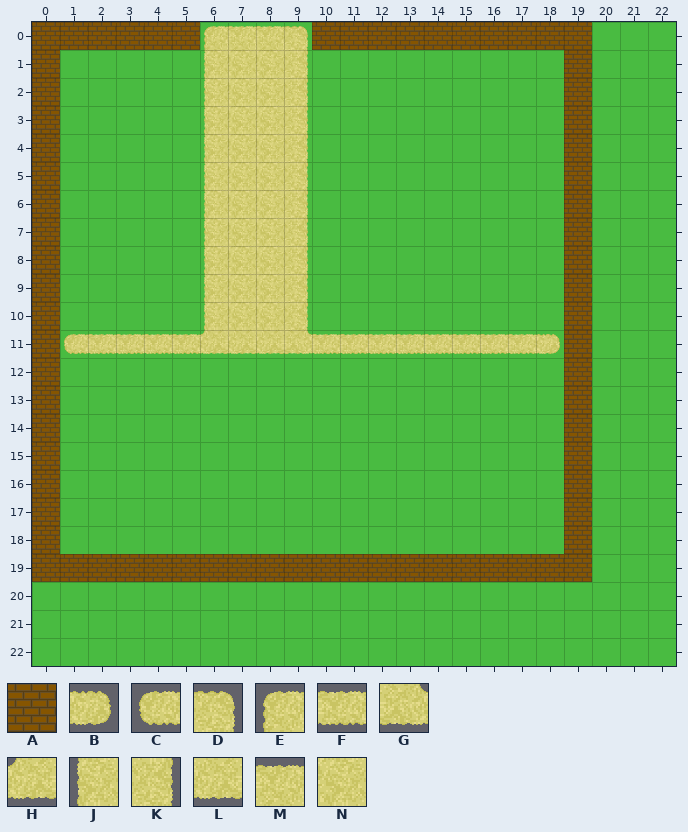
Two versions of a level (Tiled map (JSON), maps/beaeve.json). That is the earlier state.
Cells are 48x48 px. Shown: x 0..22, y 0..22.
Key: from "map_tiles": A 1; from "path": B 1 turned 270, C 1 turned 90, D 3 turned 180, E 3 turned 90, F 4 turned 90, G 7 flipped on the other diagonal, H 7 turned 270, J 8, K 8 turned 180, L 8 turned 270, M 8 turned 90, N 14.
_ is an empty cell.
Layers that did not change in this view are not listed.
Layer "upper" before, first column x 0:
 0 AAAAAAEMMDAAAAAAAAAA___
 1 A_____JNNK_________A___
 2 A_____JNNK_________A___
 3 A_____JNNK_________A___
 4 A_____JNNK_________A___
 5 A_____JNNK_________A___
 6 A_____JNNK_________A___
 7 A_____JNNK_________A___
 8 A_____JNNK_________A___
 9 A_____JNNK_________A___
10 A_____JNNK_________A___
11 ACFFFFHLLGFFFFFFFFBA___
12 A__________________A___
13 A__________________A___
14 A__________________A___
15 A__________________A___
16 A__________________A___
17 A__________________A___
18 A__________________A___
19 AAAAAAAAAAAAAAAAAAAA___
20 _______________________
21 _______________________
22 _______________________
New version:
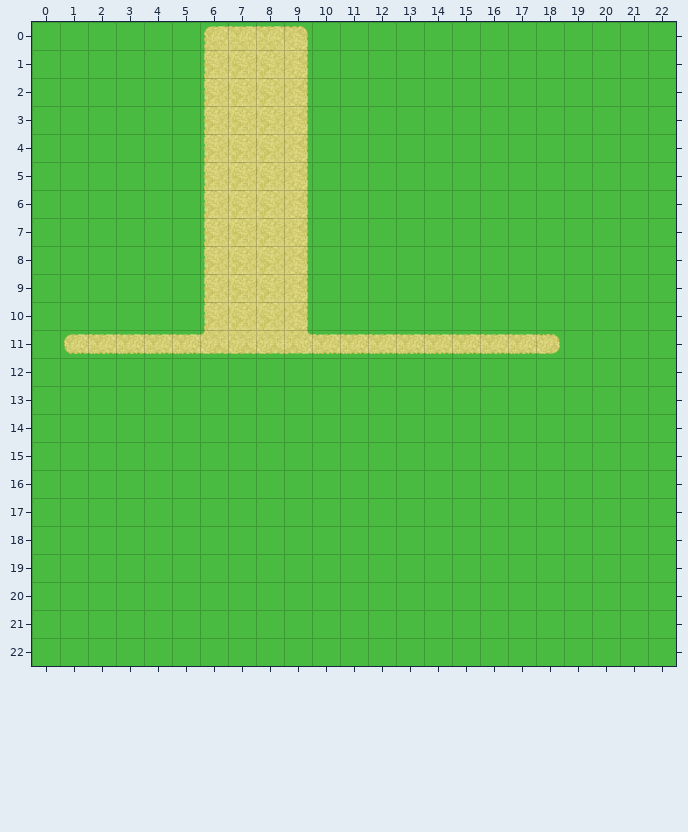
Commit: refactor: create the `tiles` directory (#360)
From old to new:
Layer "upper":
y 0: x 0..5 AAAAAA -> ______; x 10..19 AAAAAAAAAA -> __________
y 1..18: x 0 A -> _; x 19 A -> _
y 19: x 0..19 AAAAAAAAAAAAAAAAAAAA -> ____________________
Where, in picture pixels (left, top, right, bottom), the same in both pictures:
removed: (32, 22, 592, 582)
